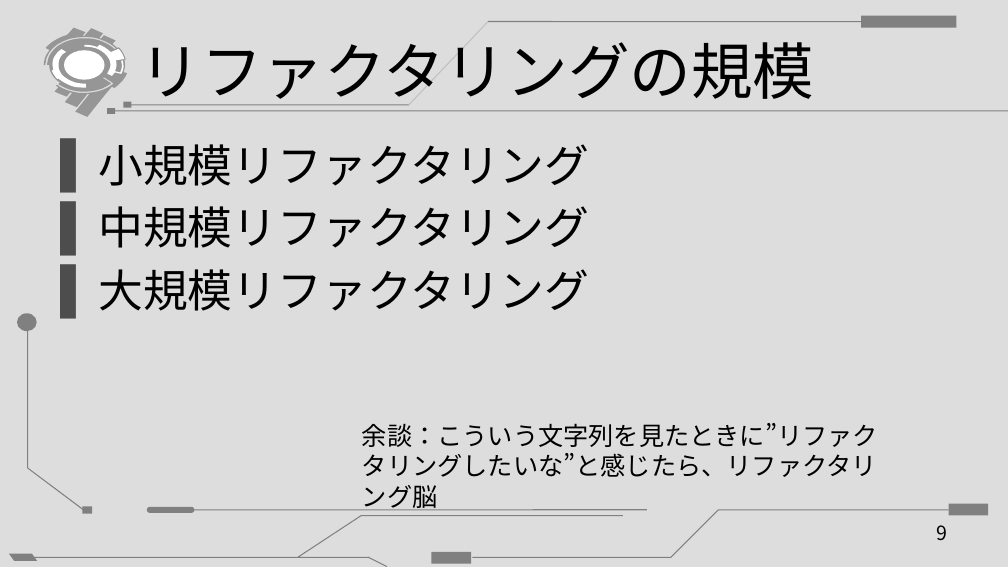
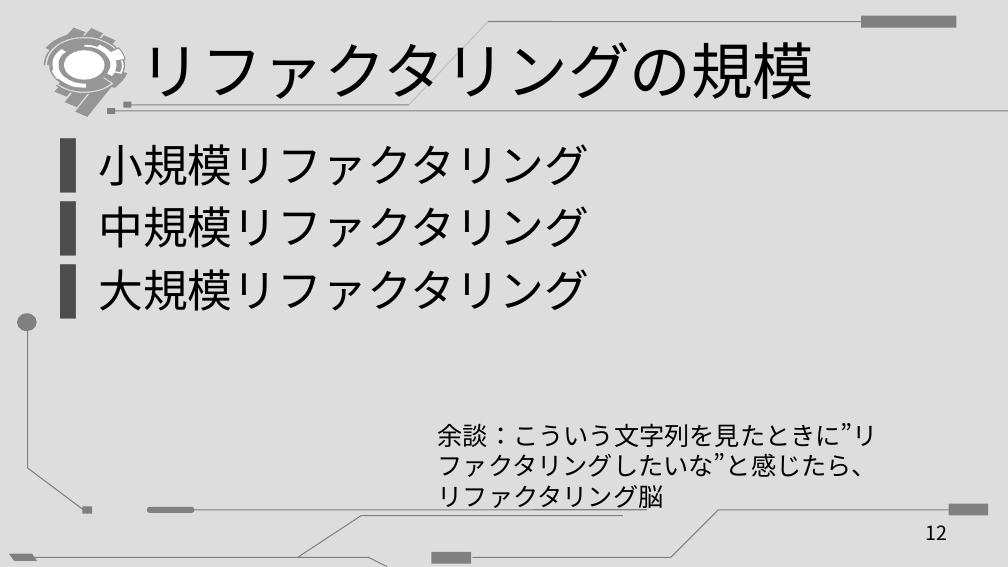
Before and after one commit to oreshio/presentation, a slide deck: slide 12 of 20150427_tefdo_MikadoMethod/201504xx_MikadoMethod.pptx (slide 9 before the commit). Drawn at 1008x567 pixels with LibreOffice and Linux fonts; fonts in the diff are those of the drawing. Boxes give left, top, right and bottom in pixels: in the first picture for what was removed or moved away, otherwise in the second. Text is boxed around its words. In the diff, an @@ line names an element or a change of style, - is before the commit and + after.

```diff
--- a/20150427_tefdo_MikadoMethod/201504xx_MikadoMethod.pptx
+++ b/20150427_tefdo_MikadoMethod/201504xx_MikadoMethod.pptx
@@ text "余談：こういう文字列を見たときに”リファクタリングしたいな”と感じたら、リファクタリング脳" rewrapped from <box>362,423,878,510</box> to <box>438,423,878,510</box> @@
@@ page number at <box>926,525,948,540</box>: text changed @@
-9
+12
```
Also in this commit, not shown: 9 other slides changed, 7 slides added.
